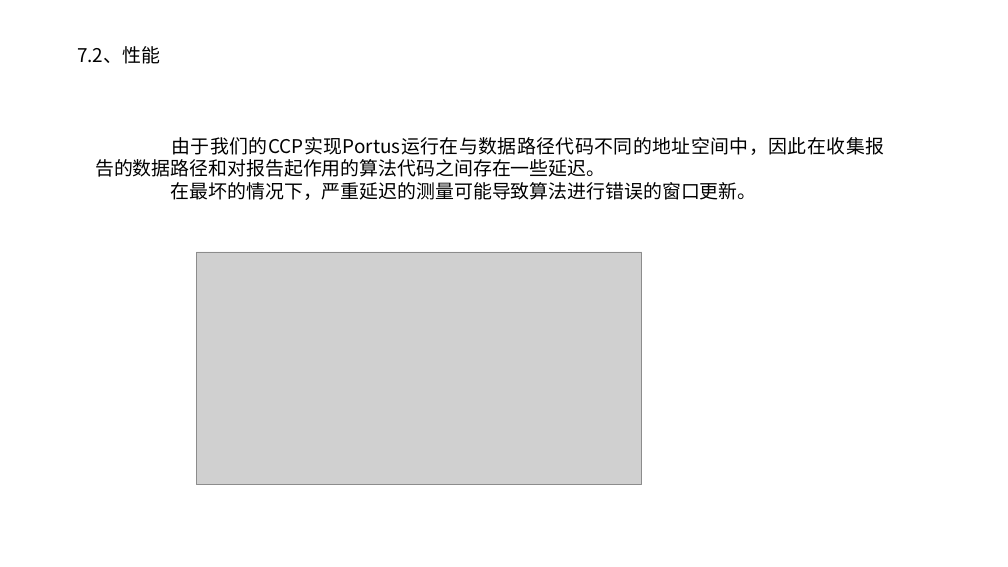
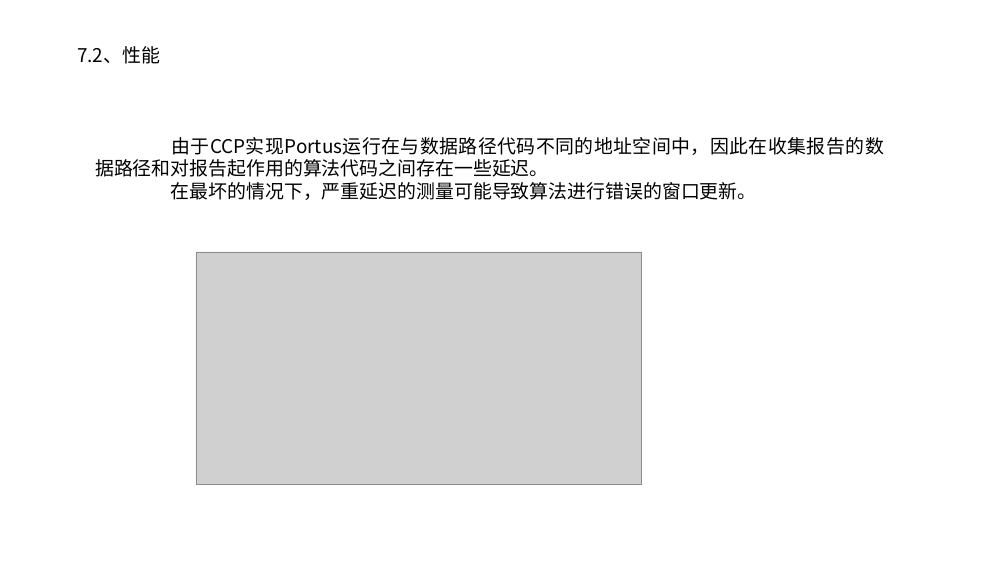
Before and after one commit to JinPeng-Zhang/DCN-LSTM_PID-congestion-control, a slide deck: slide 25 of paper/ccp.pptx. Drawn at 1008x567 pixels with LibreOffice and Linux fonts; fonts in the diff are those of the drawing; grey boxes stand for pictures. Boxes give left, top, right and bottom in pixels: in the first picture for what was removed or moved away, otherwise in the second. Text is boxed around its words. In the diff, an @@ line names an element or a change of style, - is before the commit and + after.

```diff
--- a/paper/ccp.pptx
+++ b/paper/ccp.pptx
@@ text at bbox=[95, 137, 884, 177]: text changed @@
-由于我们的CCP实现Portus运行在与数据路径代码不同的地址空间中，因此在收集报告的数据路径和对报告起作用的算法代码之间存在一些延迟。
+由于CCP实现Portus运行在与数据路径代码不同的地址空间中，因此在收集报告的数据路径和对报告起作用的算法代码之间存在一些延迟。
```
Also in this commit, not shown: 1 other slide changed, 3 other files.
